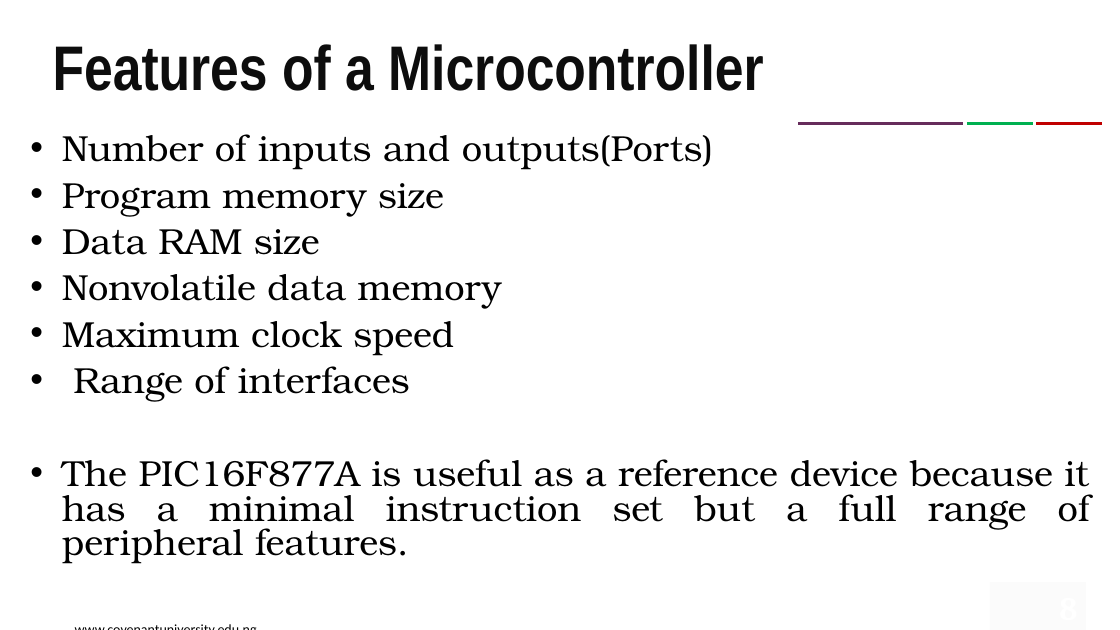
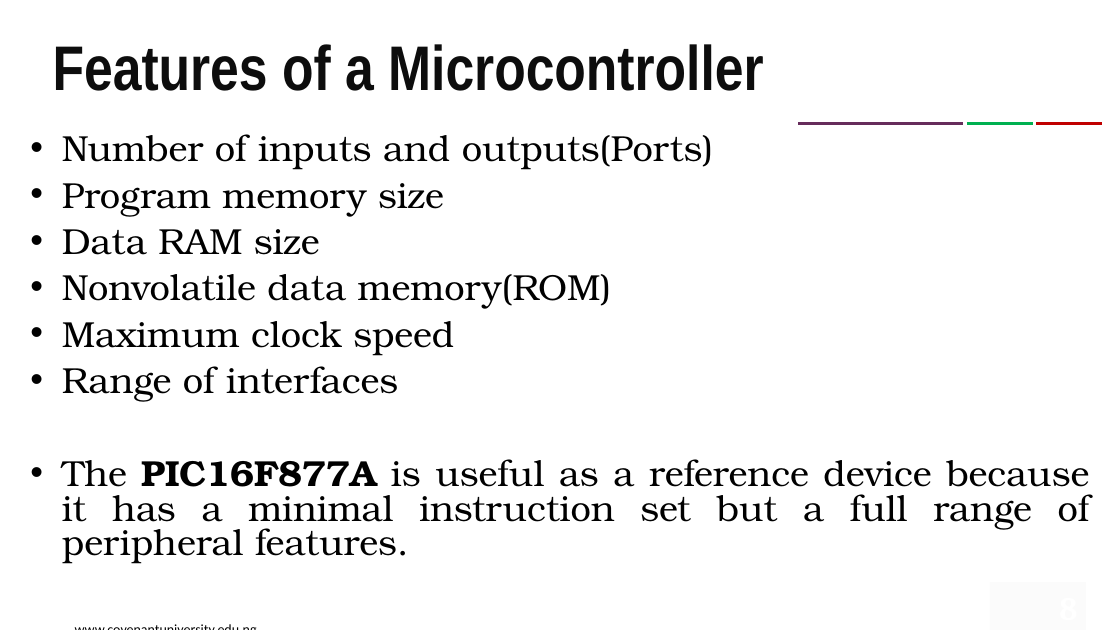
Before and after one commit to RuyiOne/CEN511, a slide deck: slide 8 of PIC.pptx. Drawn at 1120x630 pixels with LibreOffice and Linux fonts; fonts in the diff are those of the drawing; background and template pictures are left out. Boxes give left, top, right and bottom in pixels: in the first picture for what was removed or moved away, otherwise in the second. Text is boxed around its words. In the diff, an @@ line names an element or a change of style, - is before the commit and + after.

```diff
--- a/PIC.pptx
+++ b/PIC.pptx
@@ text at bbox=[62, 274, 612, 309]: text changed @@
-• Nonvolatile data memory
+• Nonvolatile data memory(ROM)
@@ text at bbox=[62, 459, 1090, 564]: bold on in "PIC16F877A" @@
```
Also in this commit, not shown: 1 other slide changed.
